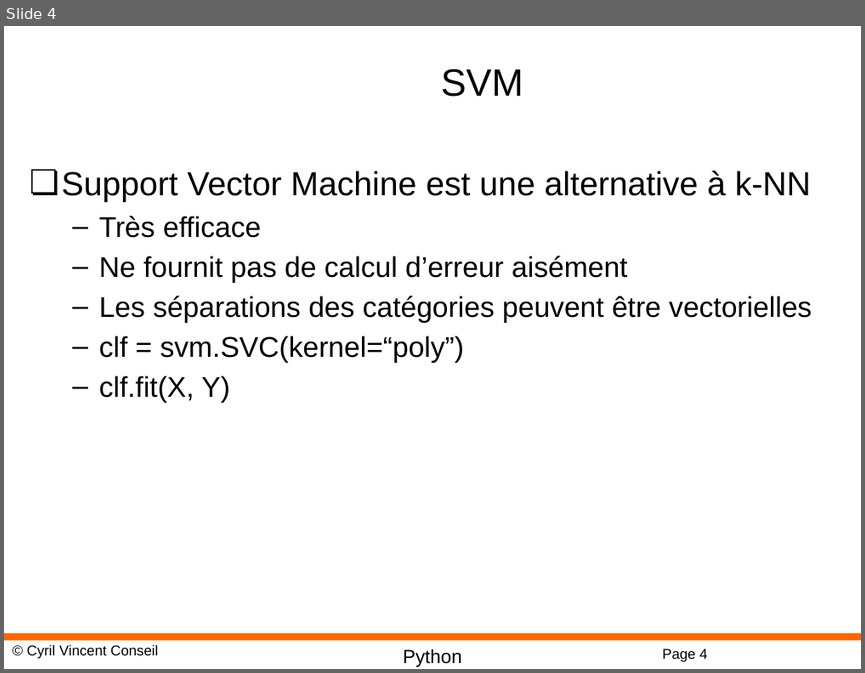
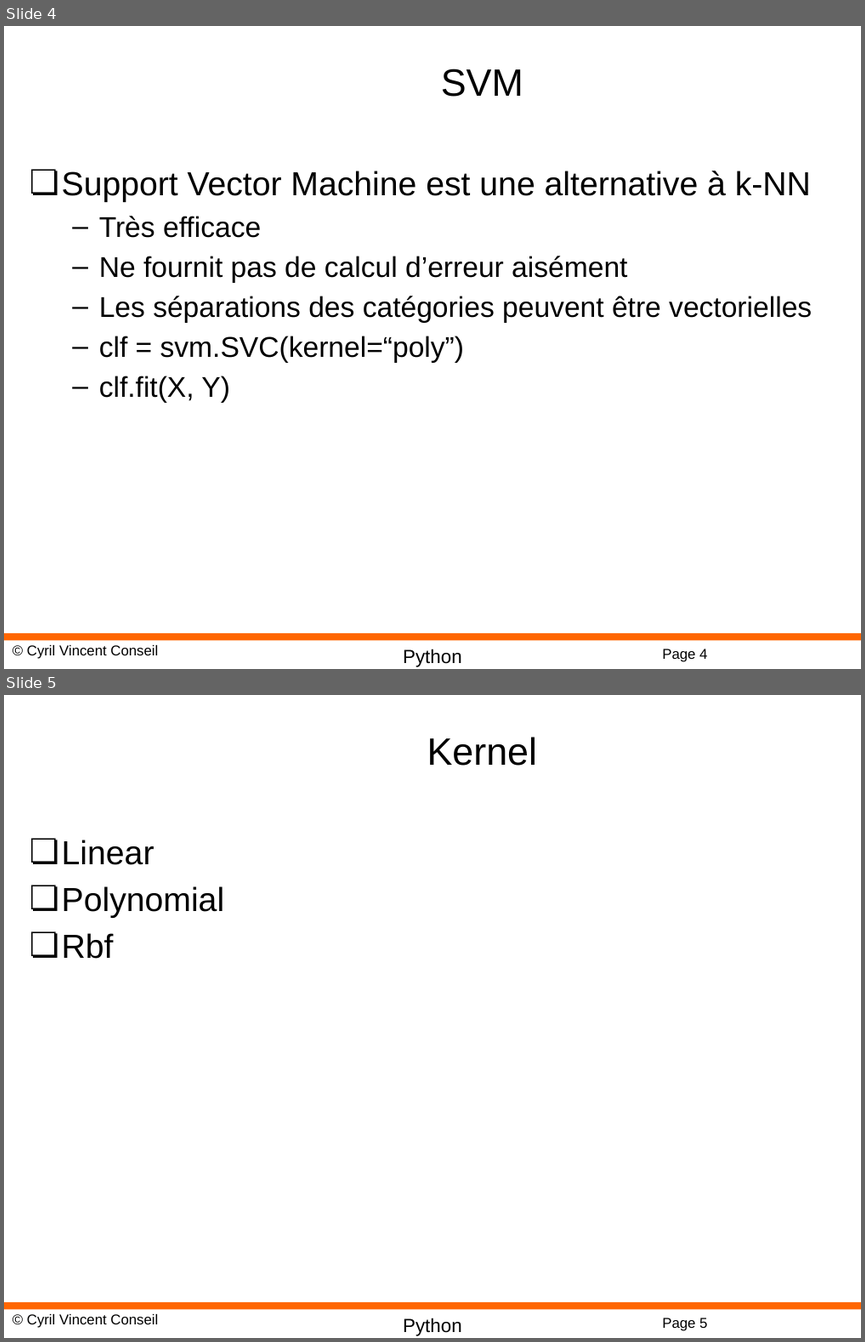
Before and after one commit to cyrilvincent/ML, a slide deck: PPT/MachineLearning16-SVM.pptx. Shown one above the other, each under a label of ours: slide 4 before the commit, slides 4 and 5 after it. The pictures are 865x673 and 865x1342 pixels, drawn with LibreOffice and Linux fonts; fonts in the diff are those of the drawing; background and template pictures are left out. Boxes give left, top, right and bottom in pixels: in the first picture for what was removed or moved away, otherwise in the second. Text is boxed around its words. In the diff, an @@ line names an element or a change of style, - is before the commit and + after.

```diff
--- a/PPT/MachineLearning16-SVM.pptx
+++ b/PPT/MachineLearning16-SVM.pptx
@@ slide 5 added at [4, 695, 861, 1338], background #FFFFFF; not listed: 4 template elements that a slide beside it also shows @@
@@ title added at [427, 737, 537, 766], 32 pt, text #000000 @@
+Kernel
@@ text added at [62, 839, 225, 959], 28 pt, text #000000 @@
+❏ Linear
+❏ Polynomial
+❏ Rbf
```
Also in this commit, not shown: 7 other files.
